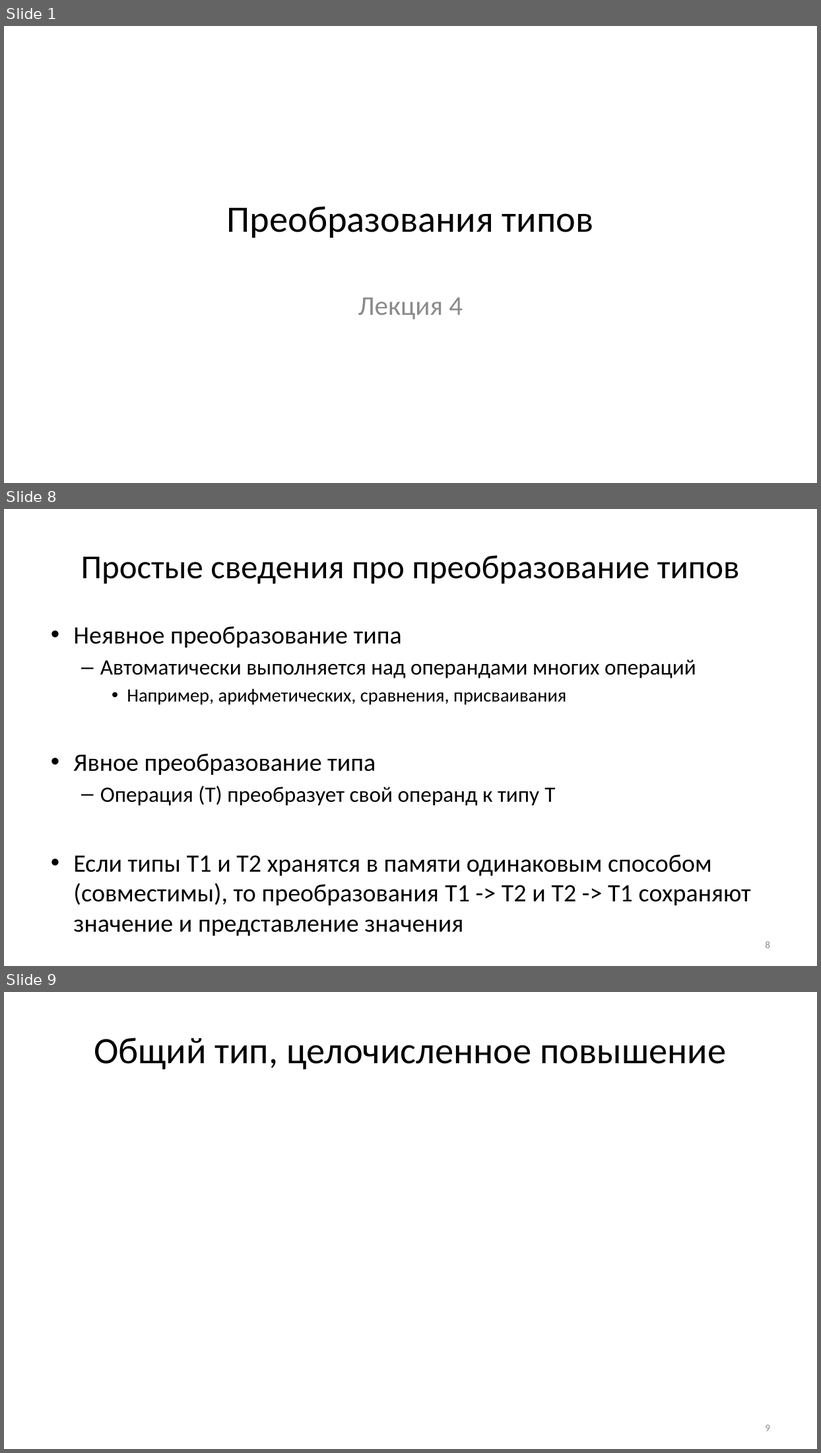
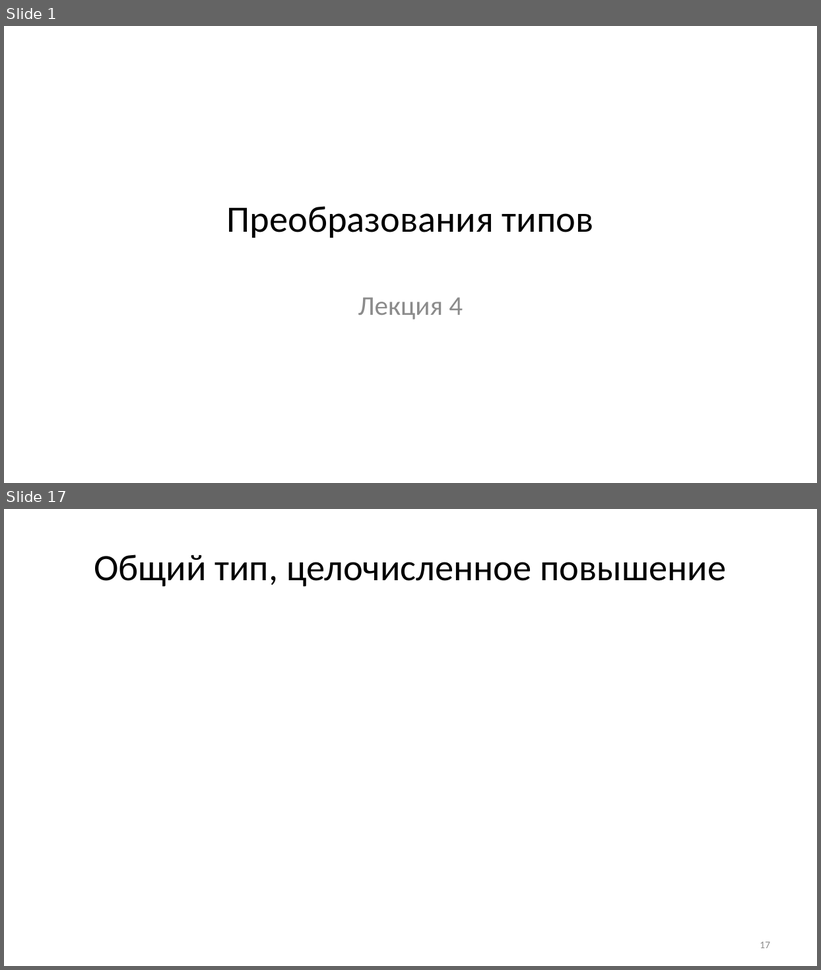
Before and after one commit to Evgueni-Petrov-aka-espetrov/Algorithms-and-Programming-in-C-pptx, a slide deck: 03.75 Преобразования типов.pptx. Shown one above the other, each under a label of ours: slides 1, 8 and 9 before the commit, slides 1 and 17 after it; the slides between them are not shown. The pictures are 821x1453 and 821x970 pixels, drawn with LibreOffice and Linux fonts; fonts in the diff are those of the drawing. Boxes give left, top, right and bottom in pixels: in the first picture for what was removed or moved away, otherwise in the second. Text is boxed around its words. In the diff, an @@ line names an element or a change of style, - is before the commit and + after.

```diff
--- a/03.75 Преобразования типов.pptx
+++ b/03.75 Преобразования типов.pptx
@@ slide 8 removed at (x1=4, y1=509, x2=817, y2=966), background #FFFFFF @@
@@ title removed at (x1=81, y1=555, x2=740, y2=584) @@
-Простые сведения про преобразование типов
@@ text removed at (x1=73, y1=626, x2=751, y2=906) @@
-• Неявное преобразование типа
-  – Автоматически выполняется над операндами многих операций
-    • Например, арифметических, сравнения, присваивания
-• Явное преобразование типа
-  – Операция (T) преобразует свой операнд к типу T
-• Если типы T1 и T2 хранятся в памяти одинаковым способом (совместимы), то преобразования T1 -> T2 и T2 -> T1 сохраняют значение и представление значения
@@ page number removed at (x1=765, y1=941, x2=770, y2=949) @@
-8
@@ what was slide 9 is now slide 17 @@
@@ page number at (x1=760, y1=942, x2=770, y2=949): text changed @@
-9
+17
```
Also in this commit, not shown: 4 slides changed, 13 slides added, 9 other slides removed.
